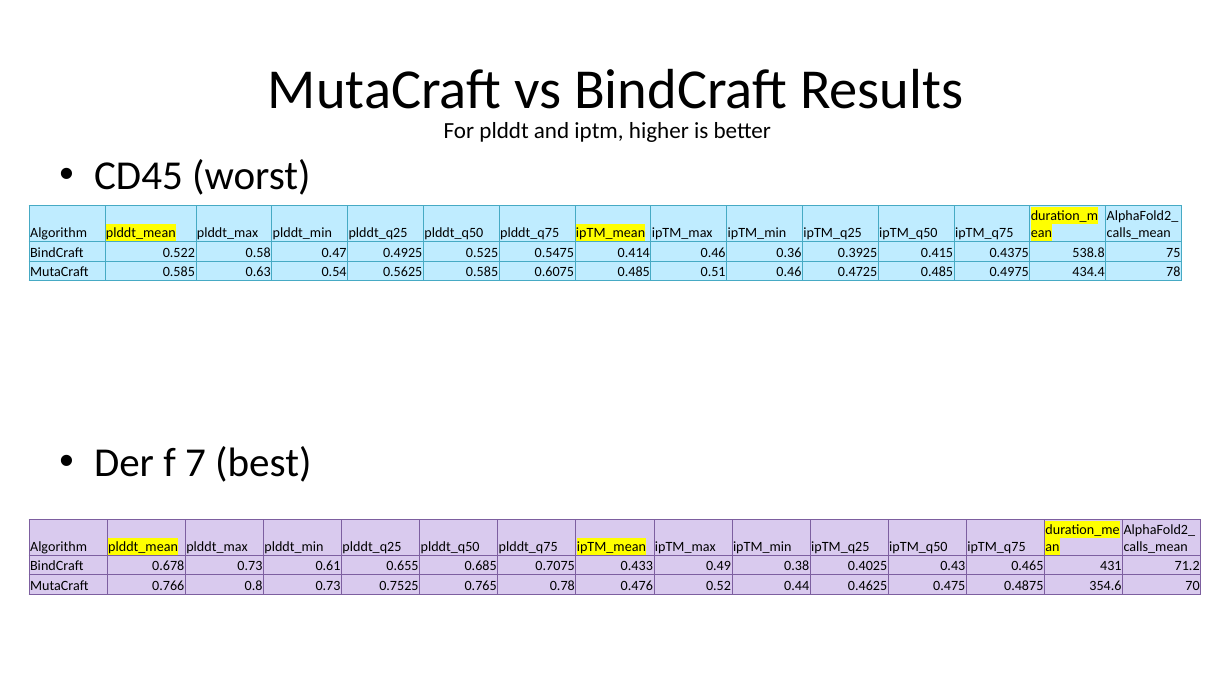
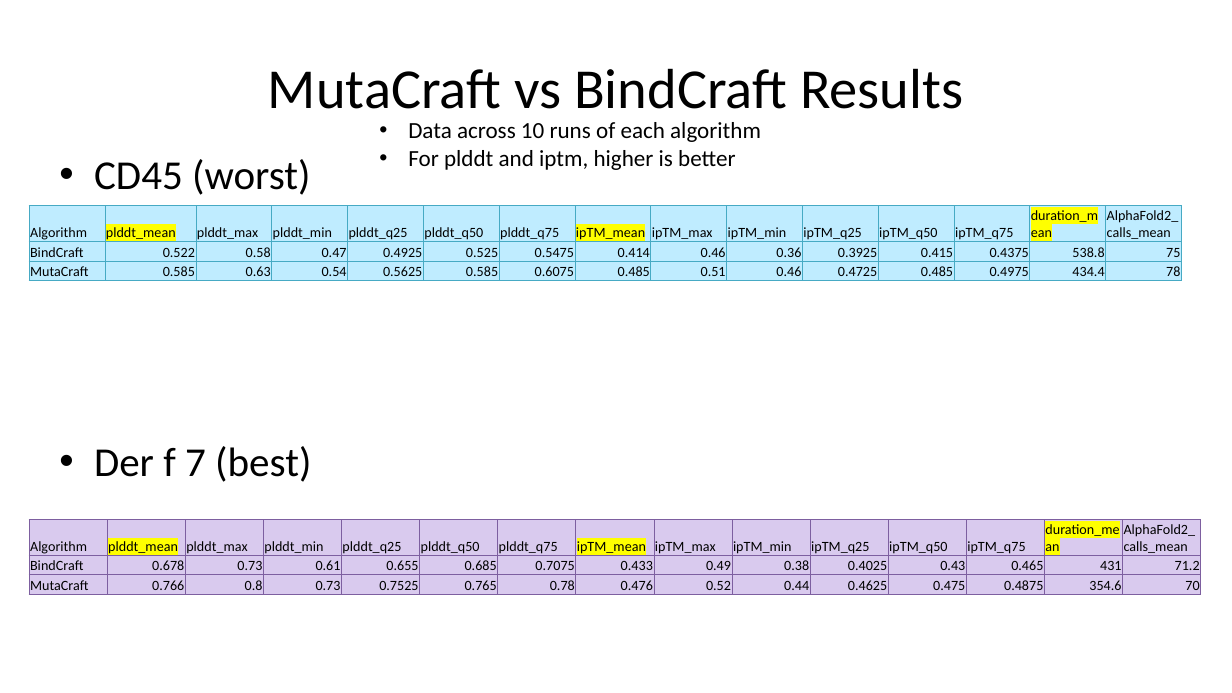
Before and after one commit to kaylertee/ActiveTargeting, a slide deck: slide 39 of Presentations/19 Jan 2026 RFdiffusion.pptx. Drawn at 1232x693 pixels with LibreOffice and Linux fonts; fonts in the diff are those of the drawing. Boxes give left, top, right and bottom in pixels: in the first picture for what was removed or moved away, otherwise in the second. Text is boxed around its words. In the diff, an @@ line names an element or a change of style, - is before the commit and + after.

```diff
--- a/Presentations/19 Jan 2026 RFdiffusion.pptx
+++ b/Presentations/19 Jan 2026 RFdiffusion.pptx
@@ text "Data across 10 runs of ...": place and size @@
-text "Data across 10 runs of ..." at box(444, 122, 771, 142)
+text "Data across 10 runs of ..." at box(408, 122, 761, 170)
@@ text at box(408, 122, 761, 142): paragraph added @@
+• Data across 10 runs of each algorithm
@@ text at box(408, 150, 735, 170): bullet none to • @@
```
